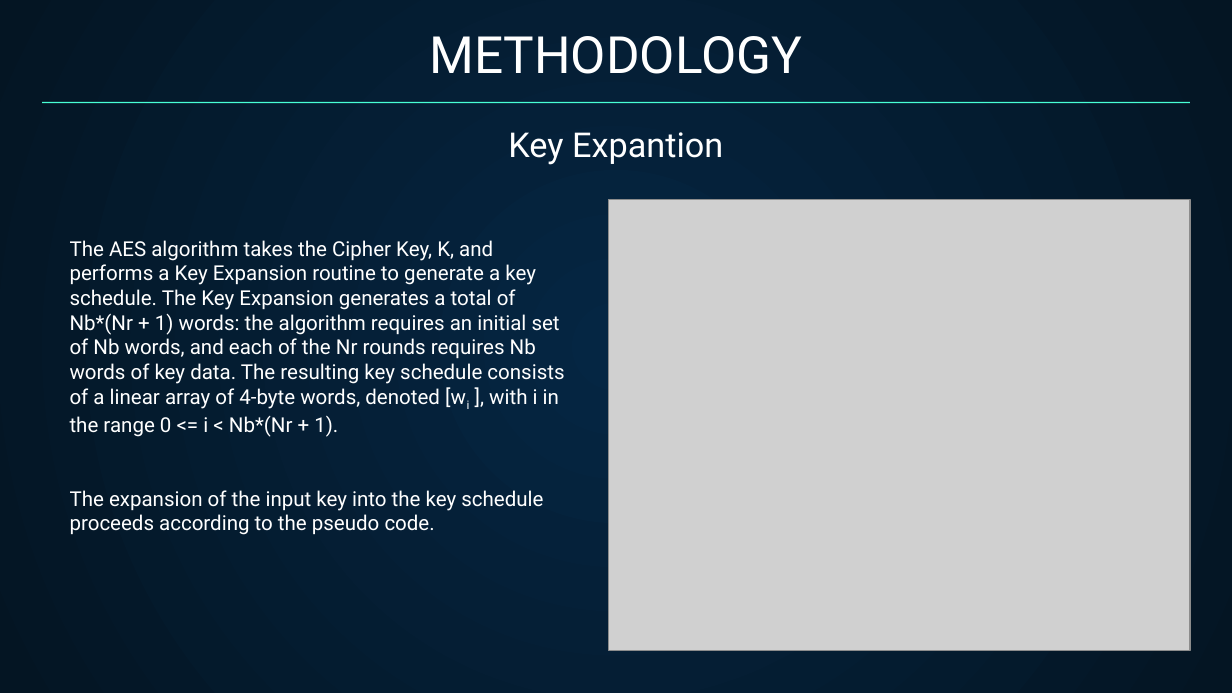
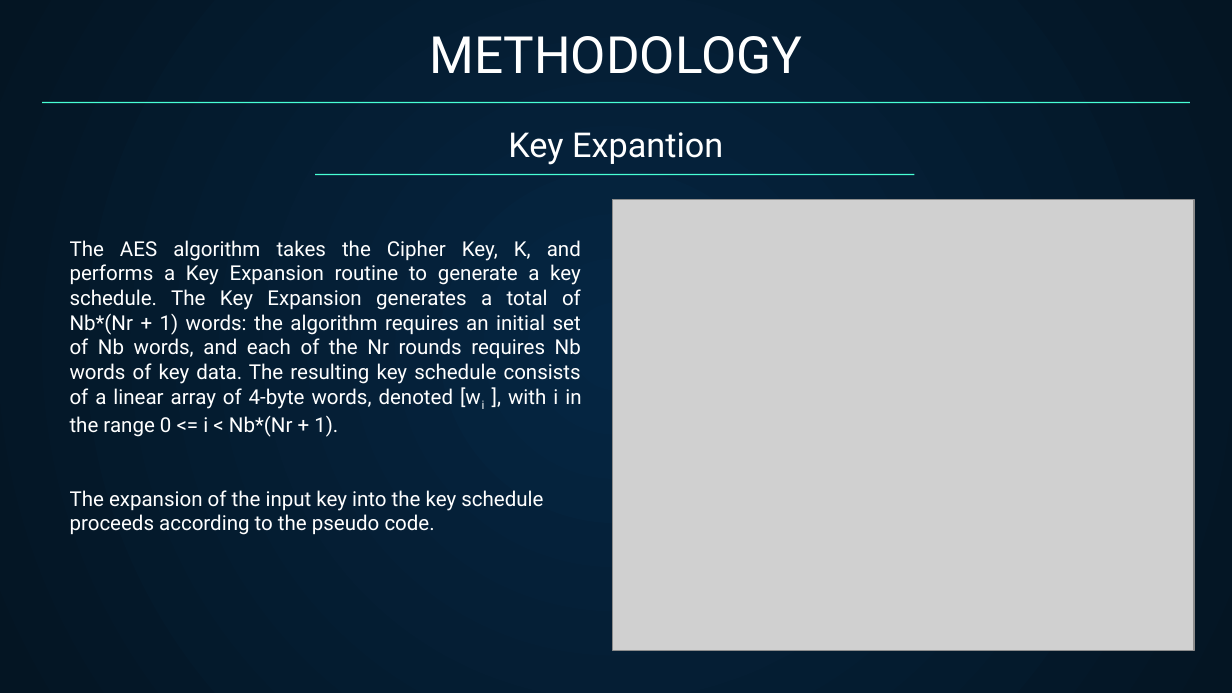
Before and after one commit to Tarequl-islam/Data-Encryption-using-AES, a slide deck: slide 12 of AES Project Presentation.pptx. Drawn at 1232x693 pixels with LibreOffice and Linux fonts; fonts in the diff are those of the drawing; grey boxes stand for pictures. Boxes give left, top, right and bottom in pixels: in the first picture for what was removed or moved away, otherwise in the second. Text is boxed around its words. In the diff, an @@ line names an element or a change of style, - is before the commit and + after.

```diff
--- a/AES Project Presentation.pptx
+++ b/AES Project Presentation.pptx
@@ freeform shape added at (315, 175, 914, 175), outline #48FFD5 0.74 pt @@
@@ picture: place and size @@
-picture at (609, 200, 1190, 650)
+picture at (612, 200, 1194, 650)
@@ text at (70, 240, 581, 437): alignment left to justified @@
```
Also in this commit, not shown: 12 other slides changed.
